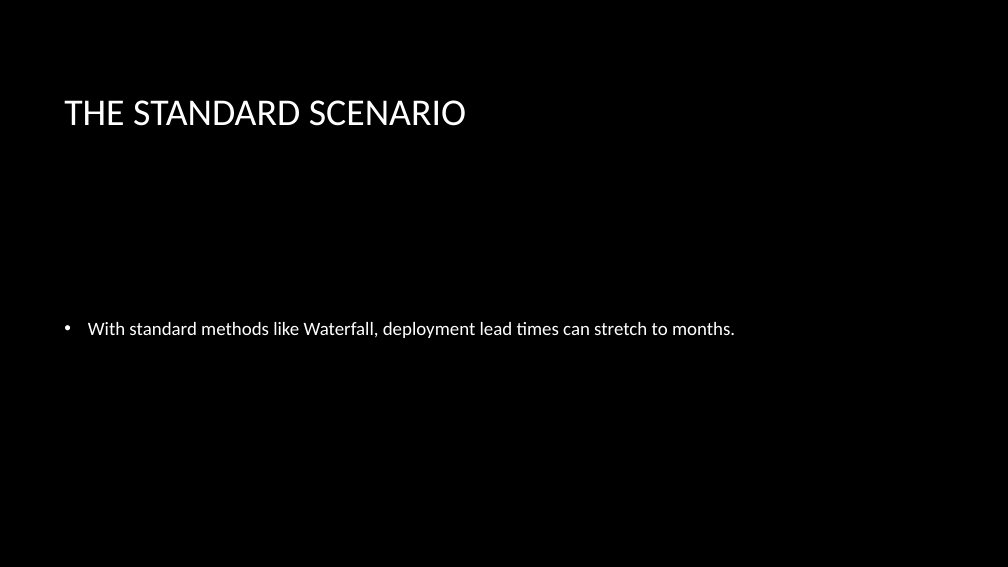
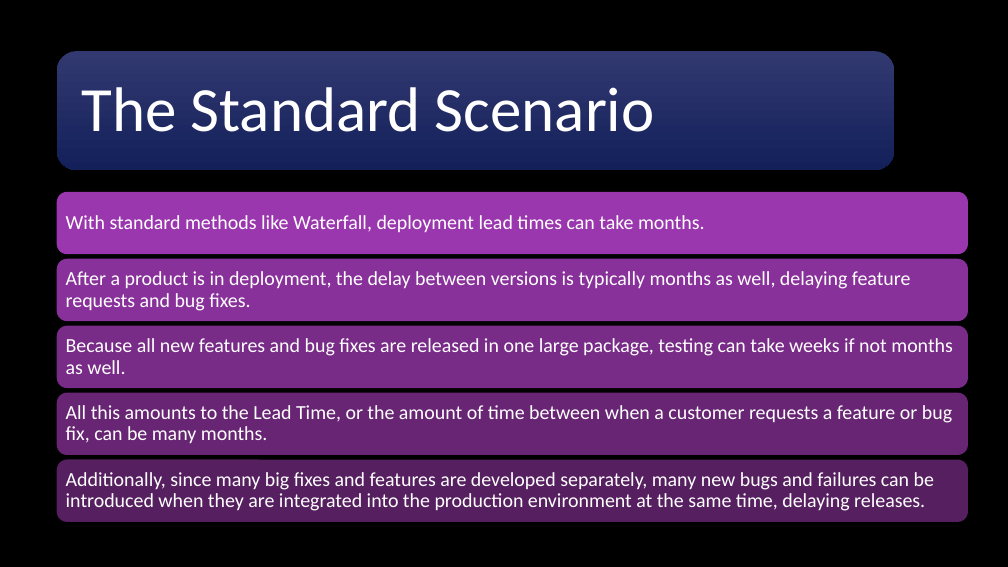
Before and after one commit to BobbyJoeCool/CSD-380, a slide deck: slide 5 of Module-1/Assignment 1.2.pptx. Drawn at 1008x567 pixels with LibreOffice and Linux fonts; fonts in the diff are those of the drawing; background and template pictures are left out. Boxes give left, top, right and bottom in pixels: in the first picture for what was removed or moved away, otherwise in the second. Text is boxed around its words. In the diff, an @@ line names an element or a change of style, - is before the commit and + after.

```diff
--- a/Module-1/Assignment 1.2.pptx
+++ b/Module-1/Assignment 1.2.pptx
@@ rounded rectangle added at (57,51,895,170), fill gradient #333A72 to #14205A @@
@@ text at (81,87,655,132): text changed; size 36 to 60 pt @@
-THE STANDARD SCENARIO
+The Standard Scenario
@@ text at (66,215,705,232): text changed; size 18 to 19 pt @@
-• With standard methods like Waterfall, deployment lead times can stretch to months.
+With standard methods like Waterfall, deployment lead times can take months.
@@ group added at (57,192,968,523): 5 rounded rectangles, 4 texts @@
+After a product is in deployment, the delay between versions is typically months as well, delaying feature requests and bug fixes.
+Because all new features and bug fixes are released in one large package, testing can take weeks if not months as well.
+All this amounts to the Lead Time, or the amount of time between when a customer requests a feature or bug fix, can be many months.
+Additionally, since many big fixes and features are developed separately, many new bugs and failures can be introduced when they are integrated into the production environment at the same time, delaying releases.
```
Also in this commit, not shown: 3 other slides changed, 5 slides added.
